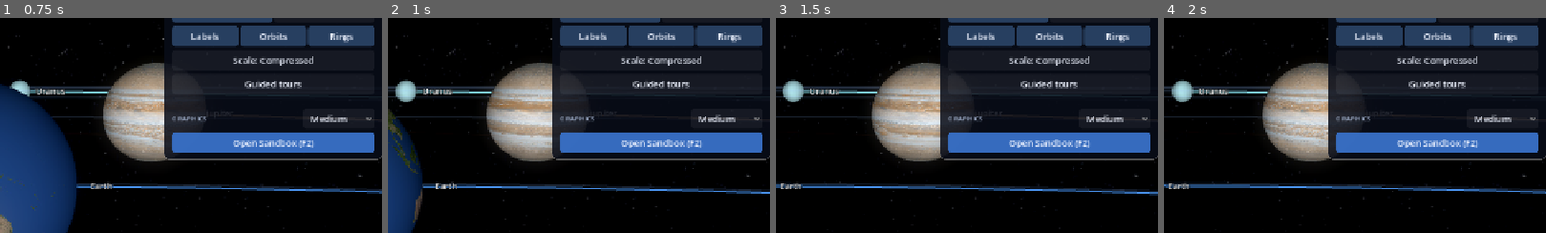
Above: before the commit, frames 1-4 (left to right).
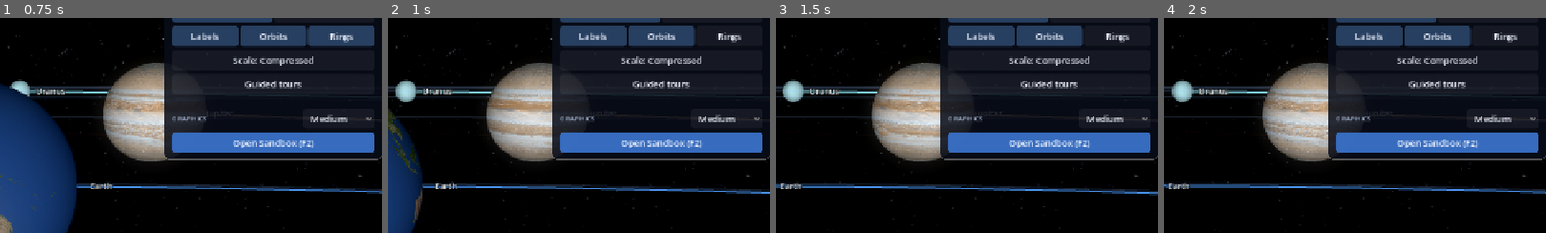
Above: after the commit, the same moments.

Repository: Ablebil/orrery
Game: Godot game, scene res://modes/explore/explore_mode.tscn
Two runs of this game, one before a commit and one after it. Both use one fixed random seed, a clock stepped at 60 frames per second and the inputs below.
Inputs (mouse positions are % of the whole screen's width and height, from its top left):
- Up to frame 1 (0.75 s): tap Enter at 0.5 s; move the mouse to (72, 45) at 0.52 s; hold D (move_right) from 0.53 s (still down); hold N (time_now) from 0.53 s (still down); click (72, 45) at 0.67 s
- Up to frame 2 (1 s): keep holding D (move_right); keep holding N (time_now); tap G (toggle_grid) at 0.8 s
- Up to frame 3 (1.5 s): release D (move_right) at 1.25 s; release N (time_now) at 1.25 s; drag from (30, 55) to (45, 70) at 1.27 s
- Up to frame 4 (2 s): no input
The pictures show only the part of the screen within x 49-99%, y 11-61%; the shares and areas given below are measured in that part.

Frame 1 is identical in both runs. In frame 2, 1.6% of the frame differs, in the area x 80-98%, y 3-13%; in frame 3, 1.6%; in frame 4, 1.6%.

Commit message:
refactor(modes): share ring labels and the rings toggle across modes

Diff:
--- a/godot/modes/shared/space_scene.gd
+++ b/godot/modes/shared/space_scene.gd
@@ -9,6 +9,7 @@
 const EXPLORE_SCENE := "res://modes/explore/explore_mode.tscn"
 const SANDBOX_SCENE := "res://modes/sandbox/sandbox_mode.tscn"
 const PICK_TOLERANCE_PIXELS := 16.0
+const RING_LABEL_MIN_SPACING := 56.0
 
 var clock := SimulationClock.new()
 var camera := CameraRig.new()
@@ -45,7 +46,7 @@
 		clock.faster()
 	elif event.is_action_pressed("time_slower"):
 		clock.slower()
-	elif event.is_action_pressed("time_now"):
+	elif event.is_action_pressed("time_now") and _allows_time_jump():
 		clock.jump_to_now()
 	elif event.is_action_pressed("toggle_hud"):
 		hud.toggle_visibility()
@@ -55,6 +56,8 @@
 		Preferences.set_labels_visible(not Preferences.labels_visible)
 	elif event.is_action_pressed("toggle_trails"):
 		Preferences.set_trails_visible(not Preferences.trails_visible)
+	elif event.is_action_pressed("toggle_grid"):
+		Preferences.set_rings_visible(not Preferences.rings_visible)
 	elif event.is_action_pressed("toggle_level"):
 		var next := Preferences.DepthLevel.EXPLORER if Preferences.is_scientist() else Preferences.DepthLevel.SCIENTIST
 		Preferences.set_depth_level(next)
@@ -72,8 +75,28 @@
 	return get_viewport().get_visible_rect().size.y / deg_to_rad(camera.fov)
 
 
+func append_ring_labels(entries: Array, rings: Array) -> void:
+	var viewport_size := get_viewport().get_visible_rect().size
+	var previous := Vector2(-1.0e6, -1.0e6)
+	for ring in rings:
+		var point: Vector3 = ring["point"]
+		if camera.is_position_behind(point):
+			continue
+		var screen := camera.unproject_position(point)
+		if screen.x < 0.0 or screen.y < 0.0 or screen.x > viewport_size.x or screen.y > viewport_size.y:
+			continue
+		if screen.distance_to(previous) < RING_LABEL_MIN_SPACING:
+			continue
+		previous = screen
+		entries.append({"name": ring["text"], "position": screen, "radius": 0.0, "labeled": true, "selected": false, "dim": true})
+
+
 func _build_world() -> void:
 	pass
+
+
+func _allows_time_jump() -> bool:
+	return true
 
 
 func _is_explore() -> bool:
